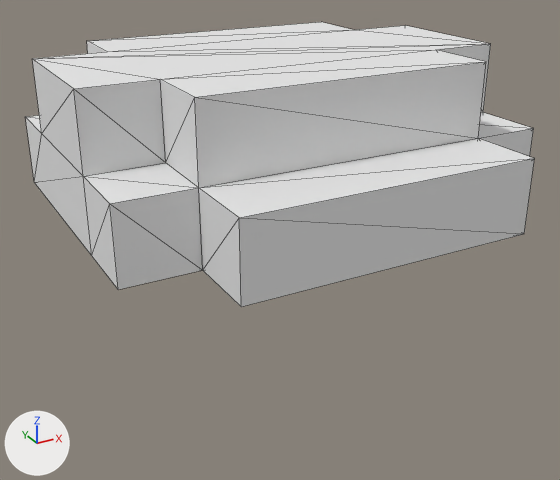
A saved change to the OBJ model assets/head/h_cap.obj.
The view is the same before and after, from a 50 mm camera at (-0.509, -0.946, 1.389) aimed at (-0.015, -0.047, 0.94). Arrows for +X, +Y and +Z are at lower left; the lights stay in place. The older version comes first. Mesh edges are drawn as thin lines. Where no turn or scale is listed for an object, it has been applied to the vertices. Vertices at exactly the same position are counted once.

The first picture shows 'Untitled'.
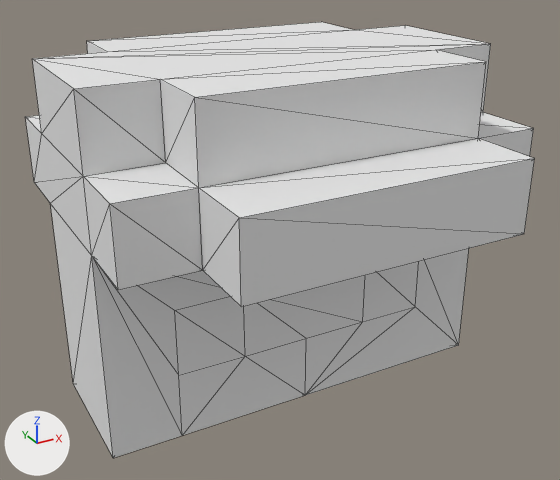
What changed in the scene script:
```text
Change me_untitled:
    used by ob_untitled; location = (0.0, 0.0, 0.0)
    remove me_untitled.from_pydata(...)  # 40 vertices, 76 faces; spans x -0.3..0.3, y -0.3..0.2, z 1.0..1.2
    add me_untitled.from_pydata(...)  # 67 vertices, 130 faces; spans x -0.3..0.3, y -0.3..0.2, z 0.7..1.2
    me_untitled part 1
    8 faces are deleted
    18 vertices are added at x -0.3..0.3, y -0.1..0.2, z 0.7..1.0
    9 new vertices lie (0.1, 0.0, 0.0) away from vertices in x -0.3..0.2, y -0.1..0.2, z 0.7..1.0
    62 new faces join them
```

Changed parts and their boxes (x1, y1, x2, y2) in the pictures (560 x 480 px):
'Untitled', reshaped (53% taller): before (25, 22, 535, 307); after (25, 22, 535, 458)
part 1 of me_untitled, built on: before (34, 176, 92, 256); after (34, 176, 469, 458)
